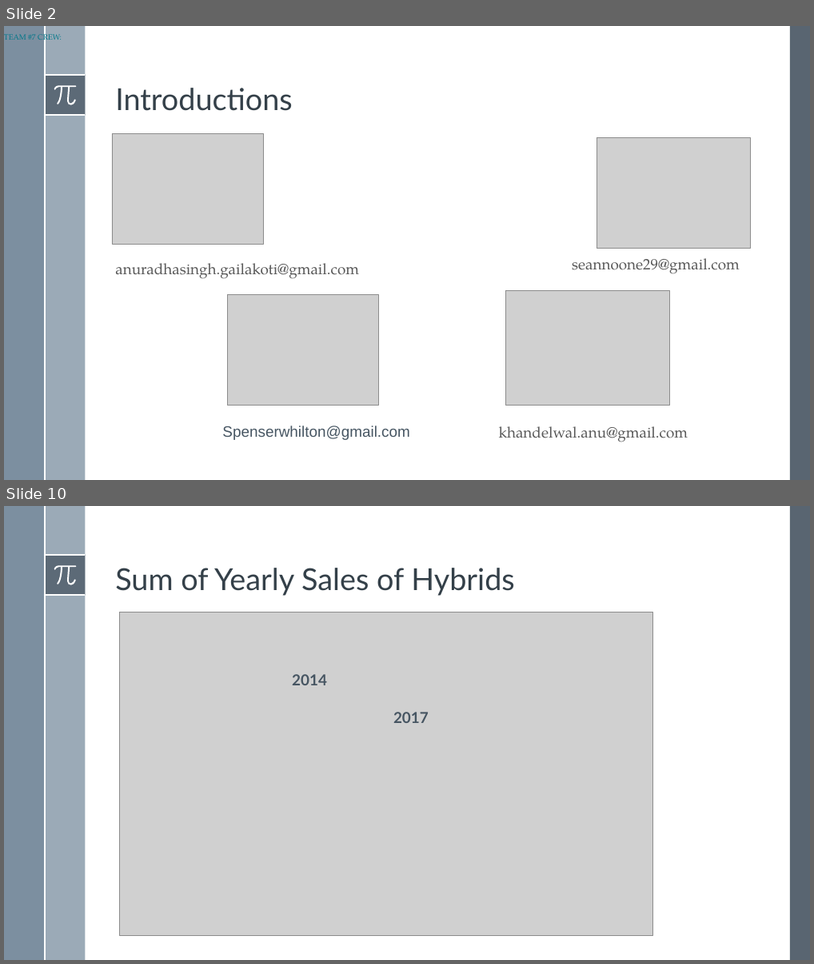
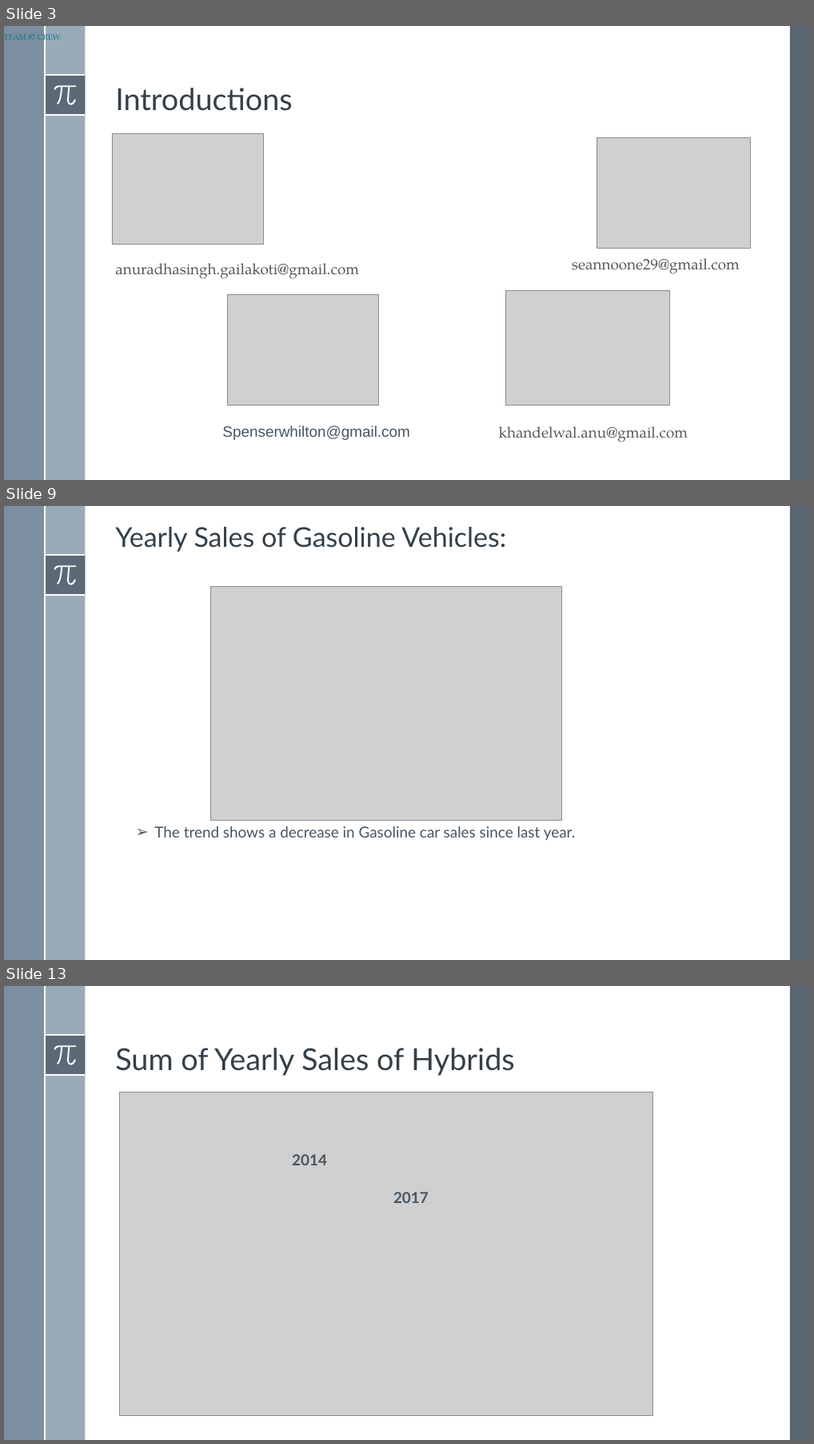
Before and after one commit to SpenserHilton/BootcampProj1, a slide deck: Project1_Presentation_EV.pptx. Shown one above the other, each under a label of ours: slides 2 and 10 before the commit, slides 3, 9 and 13 after it; the slides between them are not shown. The pictures are 814x964 and 814x1444 pixels, drawn with LibreOffice and Linux fonts; fonts in the diff are those of the drawing; grey boxes stand for pictures. Boxes give left, top, right and bottom in pixels: in the first picture for what was removed or moved away, otherwise in the second. Text is boxed around its words. In the diff, an @@ line names an element or a change of style, - is before the commit and + after.

Commit message:
Adding project presentation Excel Analysis and Gasoline vs EV ipynb

```diff
--- a/Project1_Presentation_EV.pptx
+++ b/Project1_Presentation_EV.pptx
@@ slide 9 added at (4,506,810,960), background #FFFFFF; not listed: 8 template elements that a slide beside it also shows @@
@@ title added at (115,527,506,552), 32.4 pt, text #35404A @@
+Yearly Sales of Gasoline Vehicles:
@@ picture added at (210,587,562,820) @@
@@ text added at (154,826,575,840), 18 pt, text #465562 @@
+➢ The trend shows a decrease in Gasoline car sales since last year.
@@ what was slide 2 is now slide 3 @@
@@ what was slide 10 is now slide 13 @@
```
Also in this commit, not shown: 6 slides changed, 9 other slides added, 12 slides removed, 5 other files.
